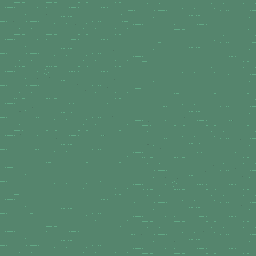
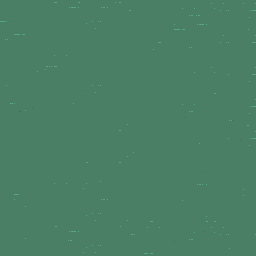
Before/after of a (256, 256) layered artwork. What changed in the layer stack:
painted on "Pasted Layer #1" over box(0, 0, 256, 256)
